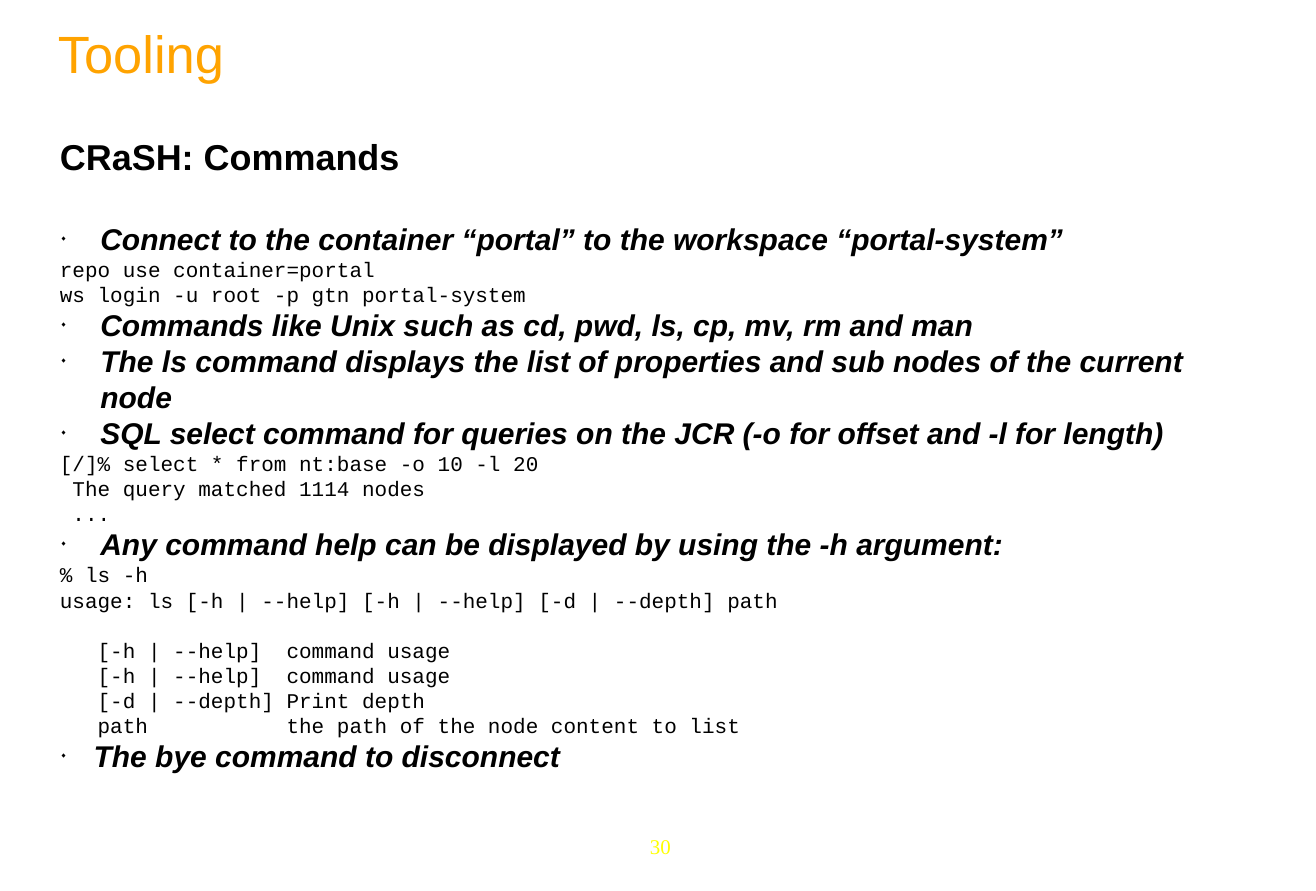
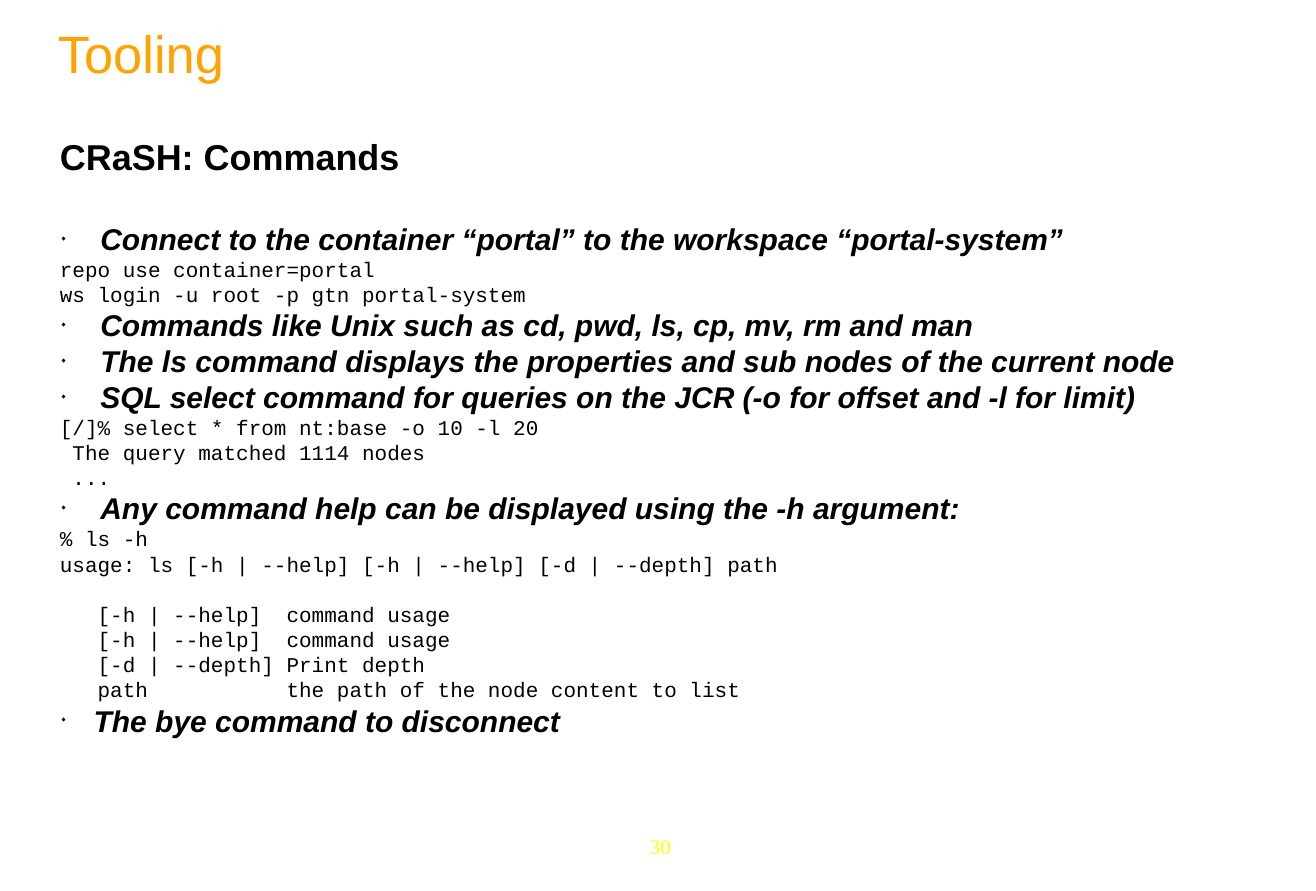
Before and after one commit to anhvurz90/training, a slide deck: slide 30 of JPP6-JCR/Day-4.pptx. Drawn at 1316x891 pixels with LibreOffice and Linux fonts; fonts in the diff are those of the drawing; background and template pictures are left out. Boxes give left, top, right and bottom in pixels: in the first picture for what was removed or moved away, otherwise in the second. Text is boxed around its words. In the diff, an @@ line names an element or a change of style, - is before the commit and + after.

```diff
--- a/JPP6-JCR/Day-4.pptx
+++ b/JPP6-JCR/Day-4.pptx
@@ text at (100, 350, 1175, 413): text changed @@
-◆ The ls command displays the list of properties and sub nodes of the current node
-◆ SQL select command for queries on the JCR (-o for offset and -l for length)
+◆ The ls command displays the properties and sub nodes of the current node
+◆ SQL select command for queries on the JCR (-o for offset and -l for limit)
@@ text at (100, 497, 960, 525): text changed @@
-◆ Any command help can be displayed by using the -h argument:
+◆ Any command help can be displayed using the -h argument:
```
Also in this commit, not shown: 14 other slides changed, 3 other files.
